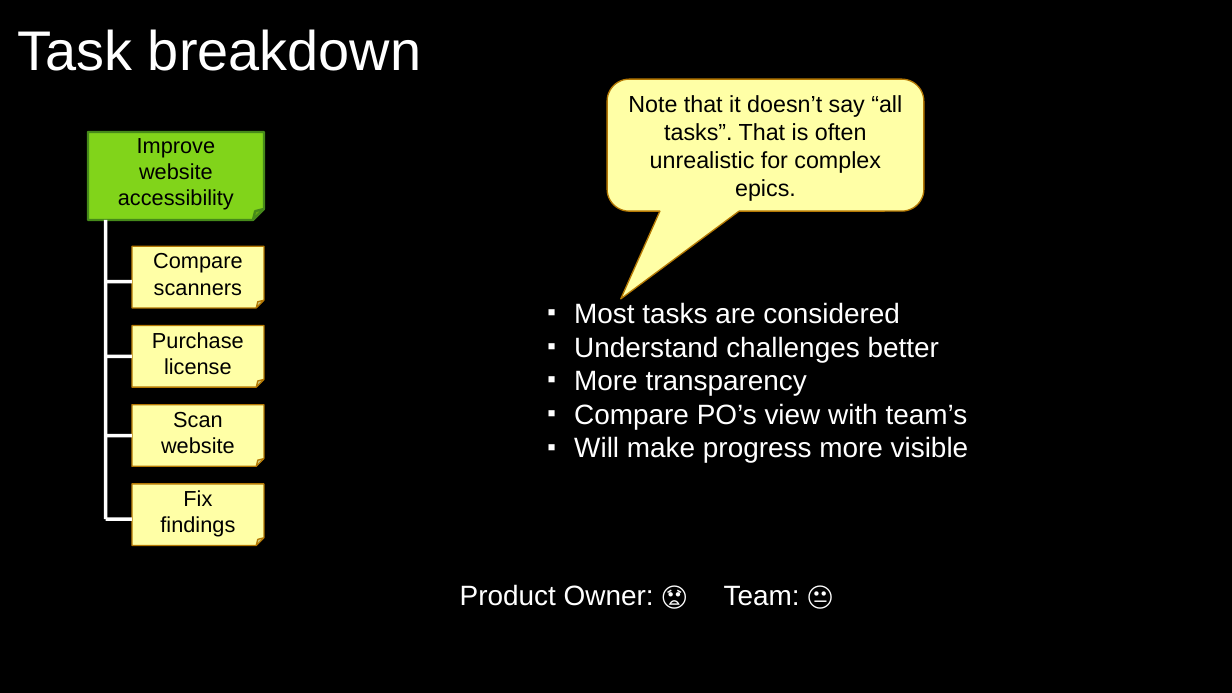
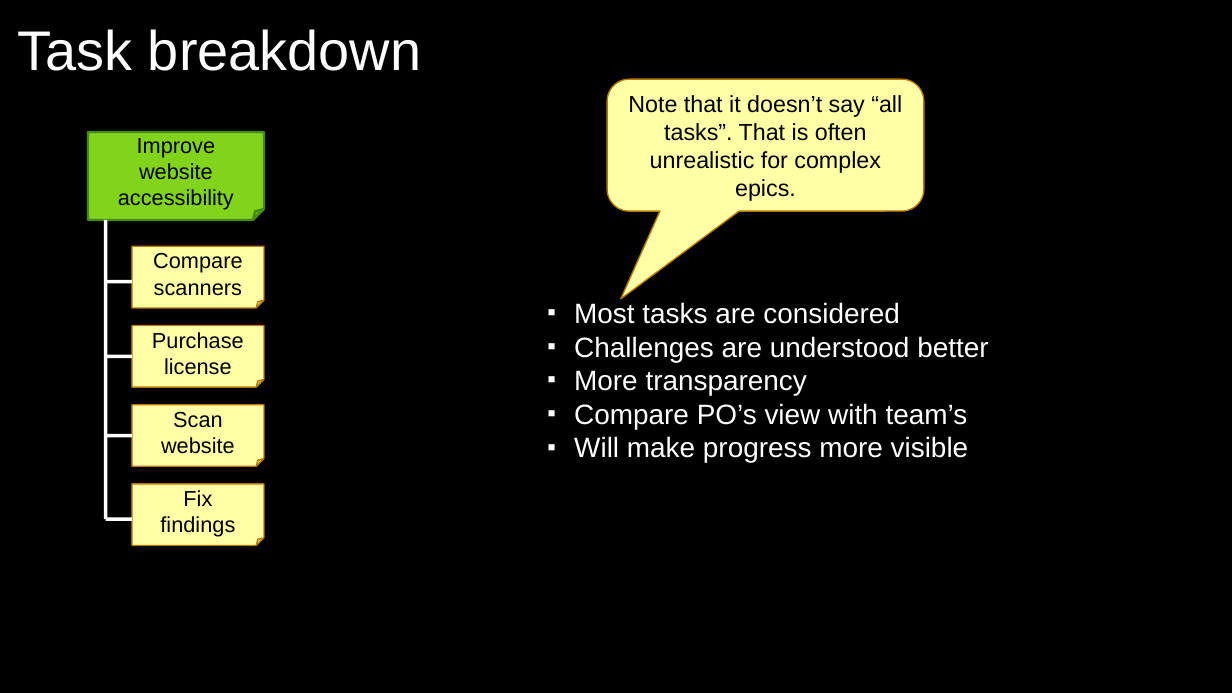
Before and after one commit to exasol/tutorials, a slide deck: slide 26 of estimating/estimating.odp (slide 20 before the commit). Drawn at 1232x693 pixels with LibreOffice and Linux fonts; fonts in the diff are those of the drawing; background and template pictures are left out. Boxes give left, top, right and bottom in pixels: in the first picture for what was removed or moved away, otherwise in the second. Text is boxed around its words. In the diff, an @@ line names an element or a change of style, - is before the commit and + after.

```diff
--- a/estimating/estimating.odp
+++ b/estimating/estimating.odp
@@ text at [574,336,988,362]: text changed @@
-■ Understand challenges better
+■ Challenges are understood better
@@ text removed at [460,584,800,606] @@
-Product Owner: 😦 Team: 😐
```
Also in this commit, not shown: 10 other slides changed, 6 slides added.
